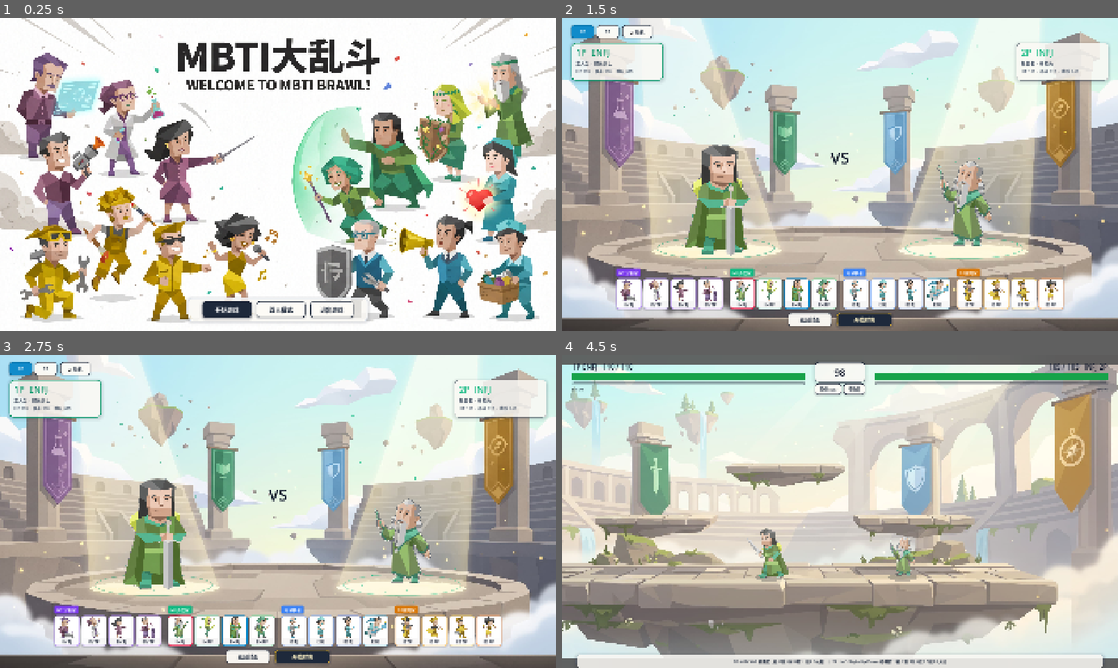
Above: before the commit, frames 1-4 (two rows, left to right).
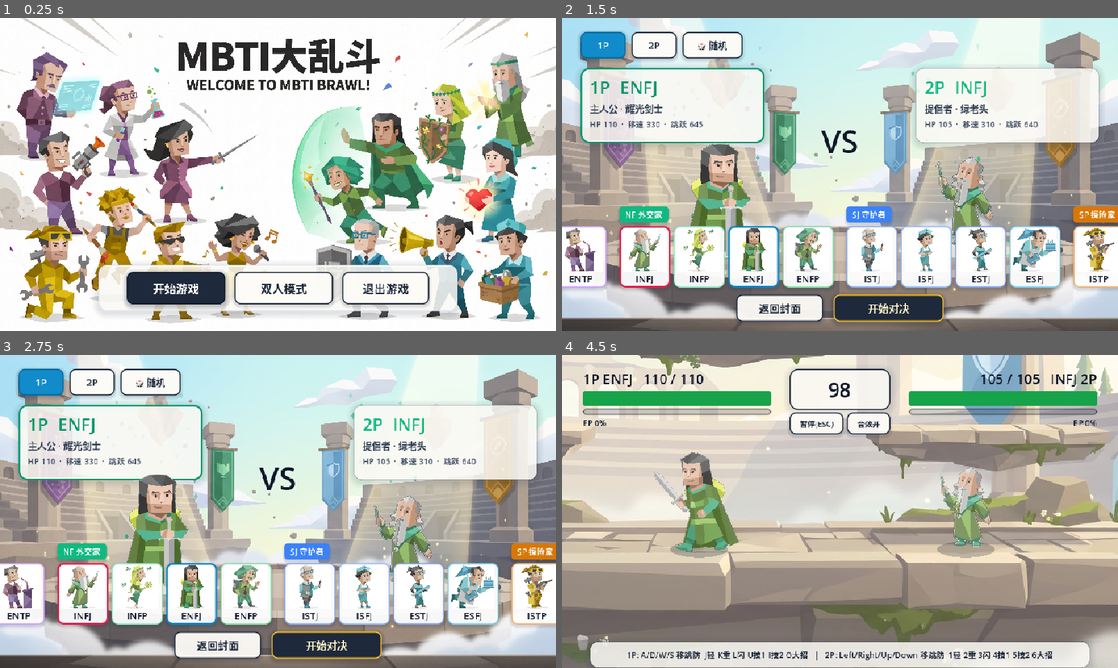
Above: after the commit, the same moments.

Repository: ChuZhihao-dev/MBTI-Brawl-Godot
Game: Godot game, scene res://scenes/Cover.tscn
Two runs of this game, one before a commit and one after it. Both use one fixed random seed, a clock stepped at 60 frames per second and the inputs below.
Inputs:
- Up to frame 1 (0.25 s): no input
- Up to frame 2 (1.5 s): click "开始游戏" at 0.5 s; click "1P" at 1.25 s
- Up to frame 3 (2.75 s): click "1P" at 2 s
- Up to frame 4 (4.5 s): click "开始对决" at 2.75 s; tap Enter at 3.5 s; hold D (p1_right) 3.53-4.28 s; tap L (p1_dash) at 3.6 s; hold A (p1_left) from 4.28 s (still down); tap S (p1_guard) at 4.35 s

The runs differ from the first frame. In frame 1, 14% of the frame differs, in the area x 0-100%, y 0-98%; in frame 2, 40%; in frame 3, 40%; in frame 4, 71%, in the area x 0-100%, y 0-100%.

Commit message:
ENFJ普攻攻击距离判定

Diff:
--- a/project.godot
+++ b/project.godot
@@ -25,10 +25,9 @@
 
 [display]
 
-window/size/viewport_width=1920
-window/size/viewport_height=1080
+window/size/viewport_width=960
+window/size/viewport_height=540
 window/stretch/mode="canvas_items"
-window/stretch/aspect="expand"
 
 [input]
 
@@ -138,3 +137,14 @@
 , Object(InputEventKey,"resource_local_to_scene":false,"resource_name":"","device":-1,"window_id":0,"alt_pressed":false …(187 unchanged characters)…
 ]
 }
+
+[layer_names]
+
+2d_physics/layer_1="World"
+2d_physics/layer_2="Fighter_Body"
+2d_physics/layer_3="Hitbox"
+2d_physics/layer_4="Hurtbox"
+
+[rendering]
+
+textures/canvas_textures/default_texture_filter=0
--- a/scenes/BaseFighter.tscn
+++ b/scenes/BaseFighter.tscn
@@ -1,27 +1,59 @@
-[gd_scene load_steps=6 format=3]
+[gd_scene format=3 uid="uid://eff02deswn0g"]
 
-[ext_resource type="Script" path="res://scripts/BaseFighter.gd" id="1_script"]
-[ext_resource type="Shader" path="res://shaders/cutout_white.gdshader" id="2_shader"]
-[ext_resource type="Texture2D" path="res://assets/fighters/enfj/concept/portrait.png" id="3_tex"]
+[ext_resource type="Script" uid="uid://brcim5vn27w46" path="res://scripts/BaseFighter.gd" id="1_script"]
+[ext_resource type="Shader" uid="uid://bfwumpjugyb4d" path="res://shaders/cutout_white.gdshader" id="2_shader"]
+[ext_resource type="Texture2D" uid="uid://ce8v2bdn81tb7" path="res://assets/fighters/enfj/concept/portrait.png" id="3_tex"]
 
 [sub_resource type="ShaderMaterial" id="ShaderMaterial_flash"]
 resource_local_to_scene = true
 shader = ExtResource("2_shader")
+shader_parameter/white_threshold = 0.93
+shader_parameter/feather = 0.06
 shader_parameter/flash_amount = 0.0
 shader_parameter/flash_color = Color(1, 1, 1, 1)
+shader_parameter/outline_strength = 0.45
+shader_parameter/outline_color = Color(0.11, 0.15, 0.22, 1)
+shader_parameter/rim_strength = 0.22
+shader_parameter/rim_color = Color(1, 0.96, 0.82, 1)
+shader_parameter/aura_glow = 0.0
+shader_parameter/aura_color = Color(0.28, 0.94, 0.62, 1)
 
 [sub_resource type="RectangleShape2D" id="RectangleShape2D_body"]
 size = Vector2(48, 96)
 
-[node name="BaseFighter" type="CharacterBody2D" groups=["fighters"]]
+[sub_resource type="RectangleShape2D" id="RectangleShape2D_p40vi"]
+size = Vector2(67, 132)
+
+[sub_resource type="RectangleShape2D" id="RectangleShape2D_tq0ge"]
+size = Vector2(47.5, 133)
+
+[node name="BaseFighter" type="CharacterBody2D" unique_id=553821351 groups=["fighters"]]
 script = ExtResource("1_script")
 
-[node name="Sprite2D" type="Sprite2D" parent="."]
+[node name="Sprite2D" type="Sprite2D" parent="." unique_id=1245190093]
 material = SubResource("ShaderMaterial_flash")
 position = Vector2(0, -64)
 scale = Vector2(0.13, 0.13)
 texture = ExtResource("3_tex")
 
-[node name="CollisionShape2D" type="CollisionShape2D" parent="."]
+[node name="CollisionShape2D" type="CollisionShape2D" parent="." unique_id=2028433358]
 position = Vector2(0, -48)
 shape = SubResource("RectangleShape2D_body")
+
+[node name="Hurtbox" type="Area2D" parent="." unique_id=365021118]
+collision_layer = 8
+collision_mask = 0
+
+[node name="CollisionShape2D" type="CollisionShape2D" parent="Hurtbox" unique_id=1525114510]
+position = Vector2(-0.5, -65)
+shape = SubResource("RectangleShape2D_p40vi")
+
+[node name="Hitbox" type="Area2D" parent="." unique_id=752257139]
+collision_layer = 0
+collision_mask = 8
+
+[node name="CollisionShape2D" type="CollisionShape2D" parent="Hitbox" unique_id=1669765773]
+position = Vector2(42.75, -66)
+shape = SubResource("RectangleShape2D_tq0ge")
+
+[connection signal="area_entered" from="Hitbox" to="." method="_on_hitbox_area_entered"]
--- a/scripts/BaseFighter.gd
+++ b/scripts/BaseFighter.gd
@@ -63,13 +63,33 @@
 var charge_level: int = 1
 var charge_dir: String = "neutral"
 var _last_charge_level: int = 1
+var current_attack_damage: int = 10
+var current_attack_knockback: Vector2 = Vector2.ZERO
+var current_attack_is_ult: bool = false
+var hitbox_active_timer: float = 0.0
+
+# 记录 BaseFighter 初始默认的 Hitbox 尺寸与偏移（供未定制角色的普攻使用）
+var default_hitbox_size: Vector2 = Vector2(48.0, 40.0)
+var default_hitbox_pos: Vector2 = Vector2(40.0, -48.0)
 
 @onready var sprite: Sprite2D = $Sprite2D
+@onready var hitbox_col: CollisionShape2D = $Hitbox/CollisionShape2D
+@onready var hitbox_shape: RectangleShape2D = $Hitbox/CollisionShape2D.shape as RectangleShape2D
+
 var rig: FighterRig = null
 
 func _ready() -> void:
 	hp = max_hp
 	facing = 1 if player_index == 1 else -1
+
+	# 1. 记录在 BaseFighter 编辑器中绘制的初始 Hitbox 尺寸与位置
+	if hitbox_shape:
+		default_hitbox_size = hitbox_shape.size
+	if hitbox_col:
+		default_hitbox_pos = hitbox_col.position
+		# 确保游戏开局时 Hitbox 绝对处于关闭状态
+		hitbox_col.disabled = true
+
 	load_fighter_sprites(fighter_id)
 	_update_facing_visual()
 
@@ -199,7 +219,11 @@
 				sprite.material.set_shader_parameter("flash_amount", 1.0 if hit_flash_timer > 0.0 else 0.0)
 			if sprite:
 				sprite.offset.x = sin(Time.get_ticks_msec() * 0.09) * 5.0 if hit_flash_timer > 0.0 else 0.0
-
+	# 攻击框生效时间倒计时，时间一到自动关闭 Hitbox
+	if hitbox_active_timer > 0.0:
+		hitbox_active_timer -= delta
+		if hitbox_active_timer <= 0.0 and hitbox_col:
+			hitbox_col.disabled = true
 	if rig != null and rig.visible:
 		rig.move_velocity = velocity
 		rig.is_grounded = is_on_floor()
@@ -478,20 +502,37 @@
 	GameManager.trigger_hitstop(0.18)
 	_perform_melee(26, Vector2(facing * 520.0, -320.0), true, 165.0, true)
 
+# 【出招时开启 Hitbox 判定】
+# custom_range <= 0 时完全保持 BaseFighter 的初始尺寸与位置不变
+# custom_range > 0 时（如 ENFJ 专属光剑），动态伸展攻击距离
 func _perform_melee(damage: int, knockback: Vector2, is_heavy: bool, custom_range: float = -1.0, is_ultimate: bool = false) -> bool:
-	var hit_any: bool = false
-	var reach: float = (custom_range if custom_range > 0.0 else (118.0 if is_heavy else 92.0)) + _get_melee_range_bonus()
-	for node in get_tree().get_nodes_in_group("fighters"):
-		if node == self or not (node is BaseFighter):
-			continue
-		var target := node as BaseFighter
-		if target.is_ko:
-			continue
-		var diff: Vector2 = target.global_position - global_position
-		if (int(signf(diff.x)) == facing or absf(diff.x) < 28.0) and absf(diff.x) < reach and absf(diff.y) < 92.0:
-			target.take_damage(damage, knockback, self, is_ultimate)
-			hit_any = true
-	return hit_any
+	current_attack_damage = damage
+	current_attack_knockback = knockback
+	current_attack_is_ult = is_ultimate
+
+	if hitbox_shape:
+		# 保证每个角色独立拥有自己的 Shape，避免互相串改
+		if not hitbox_shape.resource_local_to_scene:
+			hitbox_shape.resource_local_to_scene = true
+
+		if custom_range > 0.0:
+			# 针对指定了自定义距离的攻击（如 ENFJ 光剑）
+			hitbox_shape.size = Vector2(custom_range * 0.9, default_hitbox_size.y if not is_heavy else default_hitbox_size.y * 1.4)
+			if hitbox_col:
+				hitbox_col.position = Vector2(custom_range * 0.55, default_hitbox_pos.y)
+		else:
+			# 未指定自定义距离时：100% 严格保持 BaseFighter 初始配置的默认大小与位置
+			hitbox_shape.size = default_hitbox_size
+			if hitbox_col:
+				hitbox_col.position = default_hitbox_pos
+
+	if hitbox_col:
+		hitbox_col.disabled = false  # 仅在按下攻击键时开启！
+
+	# 攻击判定窗口：持续 0.12s ~ 0.18s，时间一到由 _physics_process 自动关闭
+	hitbox_active_timer = 0.18 if (is_heavy or is_ultimate) else 0.12
+
+	return true
 
 func take_damage(amount: int, knockback: Vector2, attacker: BaseFighter, is_ultimate: bool = false) -> void:
 	if is_ko or invincible_timer > 0.0:
@@ -553,6 +594,9 @@
 		rig.set_facing(facing)
 	if sprite:
 		sprite.flip_h = facing < 0
+		# 新增：让攻击框 Hitbox 跟着人物朝向左右翻转！
+	if has_node("Hitbox"):
+		$Hitbox.scale.x = facing
 
 func _draw() -> void:
 	# 脚底实时接地阴影（让 2D 角色稳稳踩在石质竞技场上）
@@ -598,3 +642,11 @@
 	if charging_slot != "" and not is_ko:
 		var col := Color("#facc15") if charge_level >= 3 else (Color("#38bdf8") if charge_level == 2 else theme_color)
 		draw_arc(Vector2(0.0, -48.0), 46.0, 0.0, TAU * minf(1.0, charge_elapsed / 1.05), 24, col, 4.0)
+
+
+func _on_hitbox_area_entered(area: Area2D) -> void:
+	var target = area.owner
+	if target != self and target is BaseFighter and not target.is_ko:
+		target.take_damage(current_attack_damage, current_attack_knockback, self, current_attack_is_ult)
+		if hitbox_col:
+			hitbox_col.set_deferred("disabled", true)
--- /dev/null
+++ b/shaders/remove_white_bg.gdshader
@@ -0,0 +1,10 @@
+shader_type canvas_item;
+uniform float threshold : hint_range(0.0, 1.0) = 0.95;
+void fragment() {
+	vec4 col = texture(TEXTURE, UV);
+	// 如果 RGB 接近纯白 (#FFFFFF)，将 Alpha 设为 0
+	if (col.r > threshold && col.g > threshold && col.b > threshold) {
+		col.a = 0.0;
+	}
+	COLOR = col;
+}
Not shown, added: shaders/remove_white_bg.gdshader.uid
